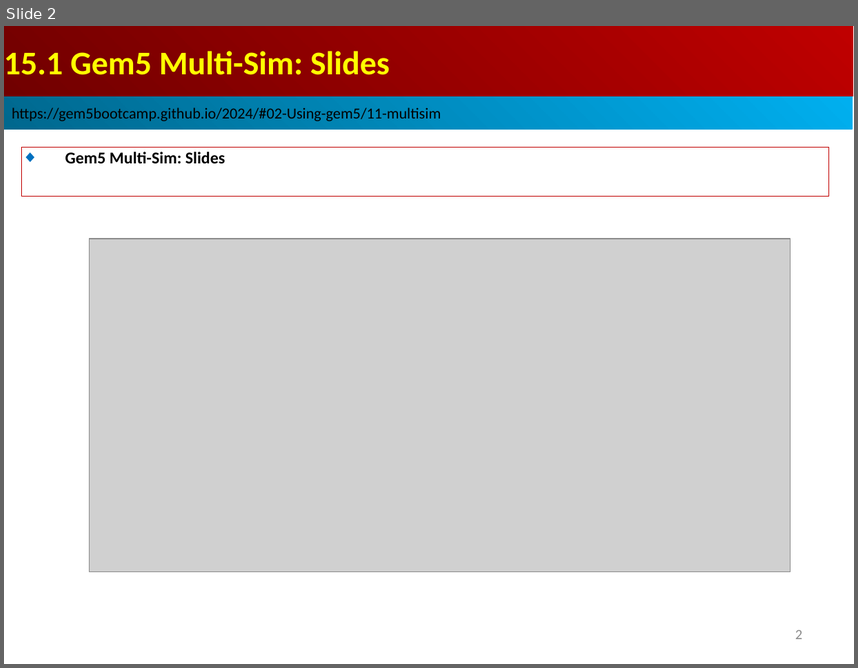
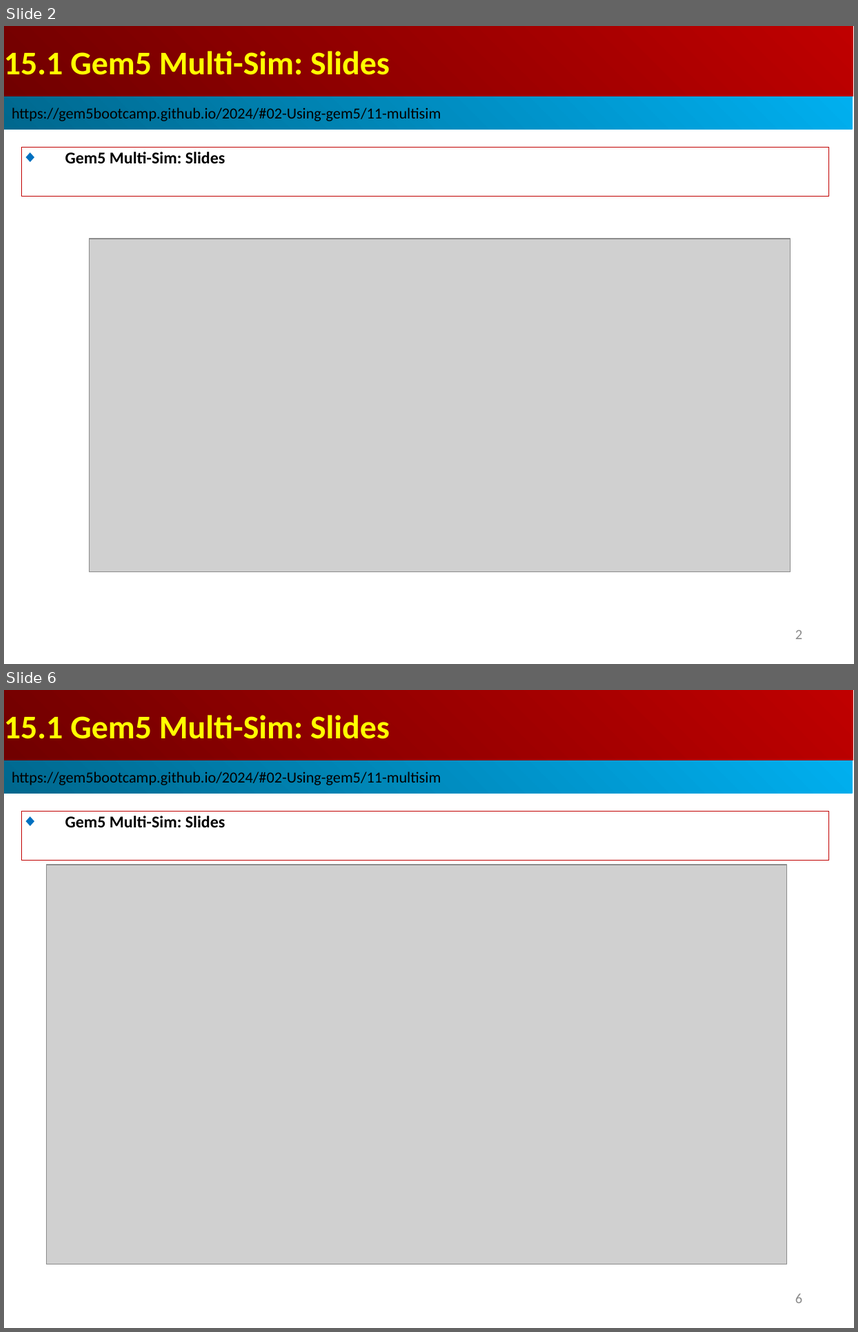
Before and after one commit to peterhchen/AIU_CS850_Gem5_McPAT, a slide deck: 050_Gem5/015.MultiSim/002_Note/015.MultiSim_Slide.ppt. Shown one above the other, each under a label of ours: slide 2 before the commit, slides 2 and 6 after it; the slides between them are not shown. The pictures are 858x668 and 858x1332 pixels, drawn with LibreOffice and Linux fonts; fonts in the diff are those of the drawing; grey boxes stand for pictures. Boxes give left, top, right and bottom in pixels: in the first picture for what was removed or moved away, otherwise in the second. Text is boxed around its words. In the diff, an @@ line names an element or a change of style, - is before the commit and + after.

```diff
--- a/050_Gem5/015.MultiSim/002_Note/015.MultiSim_Slide.ppt
+++ b/050_Gem5/015.MultiSim/002_Note/015.MultiSim_Slide.ppt
@@ slide 6 added at box(4, 690, 854, 1328), background #FFFFFF @@
@@ rectangle added at box(4, 690, 853, 760), fill gradient #BF0000 to #710000, 28 pt, text #FFFF00, bold @@
+15.1 Gem5 Multi-Sim: Slides
@@ rectangle added at box(4, 760, 853, 793), fill gradient #00AFEF to #00688E, 13 pt, text #000000 @@
+https://gem5bootcamp.github.io/2024/#02-Using-gem5/11-multisim
@@ rectangle added at box(22, 811, 829, 860), outline #C00000 0.74 pt, 14 pt, text #000000, bold @@
+◆ Gem5 Multi-Sim: Slides
@@ picture added at box(47, 865, 787, 1264) @@
@@ page number added at box(795, 1293, 802, 1303), 12 pt, text #8B8B8B @@
+6
```
Also in this commit, not shown: 10 other slides added.
